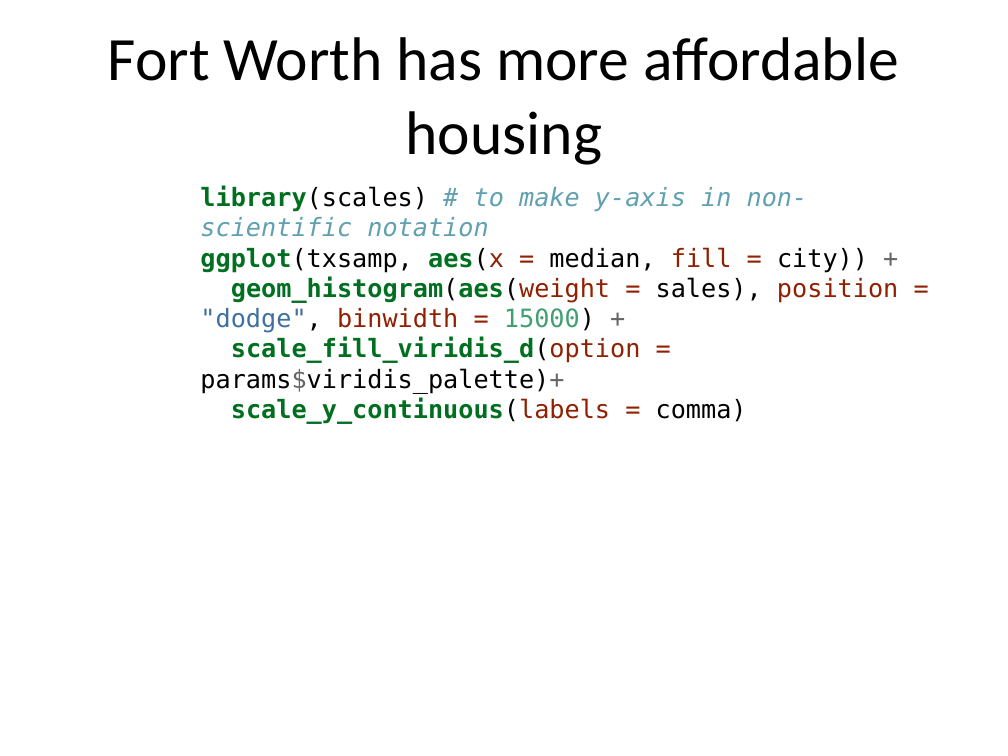
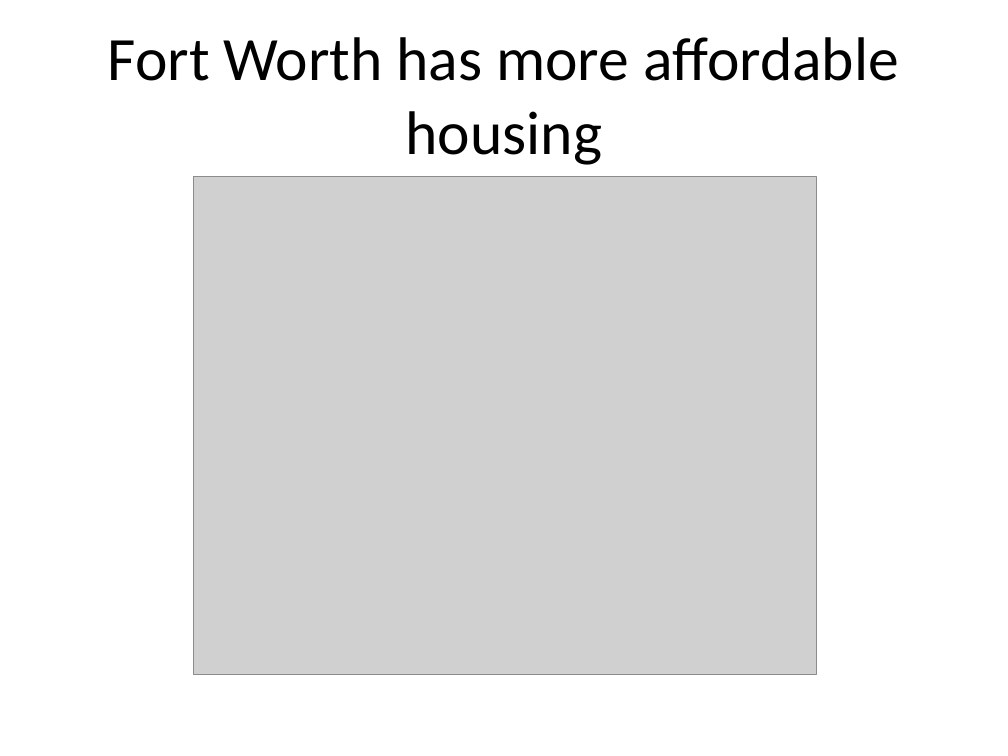
Before and after one commit to apreshill/rmd-render-factory, a slide deck: slide 7 of gallery/outputs/slides/powerpoint_presentation.pptx (slide 9 before the commit). Drawn at 1008x756 pixels with LibreOffice and Linux fonts; fonts in the diff are those of the drawing; grey boxes stand for pictures. Boxes give left, top, right and bottom in pixels: in the first picture for what was removed or moved away, otherwise in the second. Text is boxed around its words. In the diff, an @@ line names an element or a change of style, - is before the commit and + after.

```diff
--- a/gallery/outputs/slides/powerpoint_presentation.pptx
+++ b/gallery/outputs/slides/powerpoint_presentation.pptx
@@ picture added at [194,176,816,674] @@
@@ text removed at [200,185,898,424] @@
-library(scales) # to make y-axis in non-scientific notation
-ggplot(txsamp, aes(x = median, fill = city)) +
-geom_histogram(aes(weight = sales), position = "dodge", binwidth = 15000) +
-scale_fill_viridis_d(option = params$viridis_palette)+
-scale_y_continuous(labels = comma)
```
Also in this commit, not shown: 5 other slides changed, 1 slide added, 4 slides removed, 20 other files.
